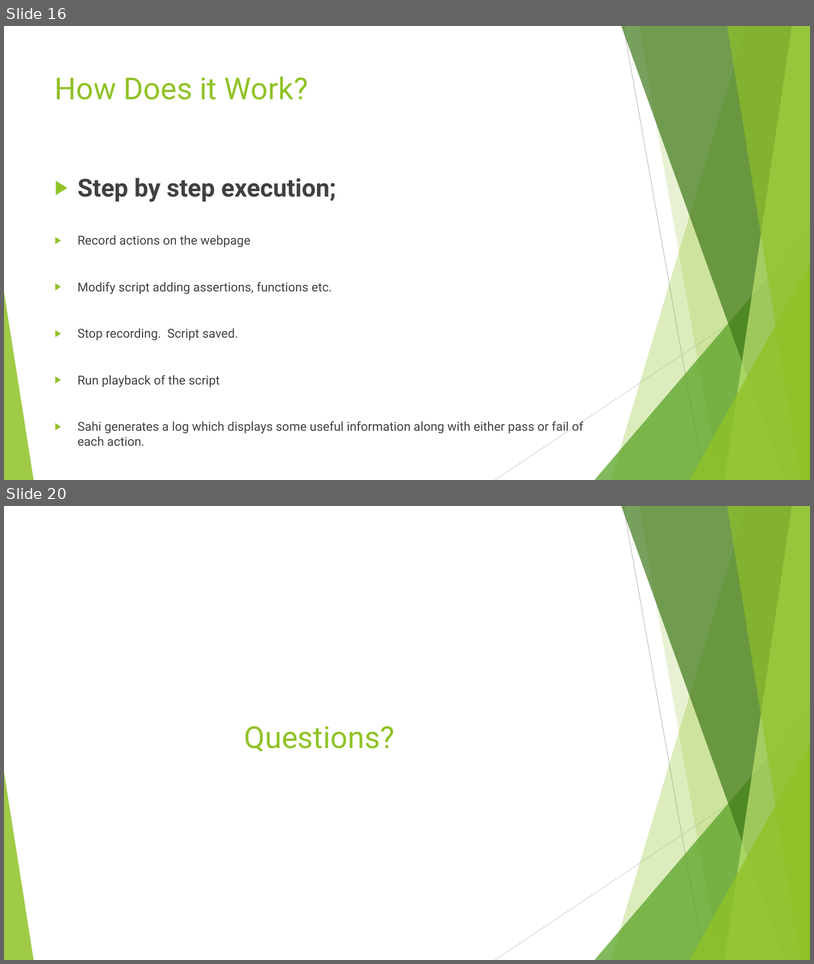
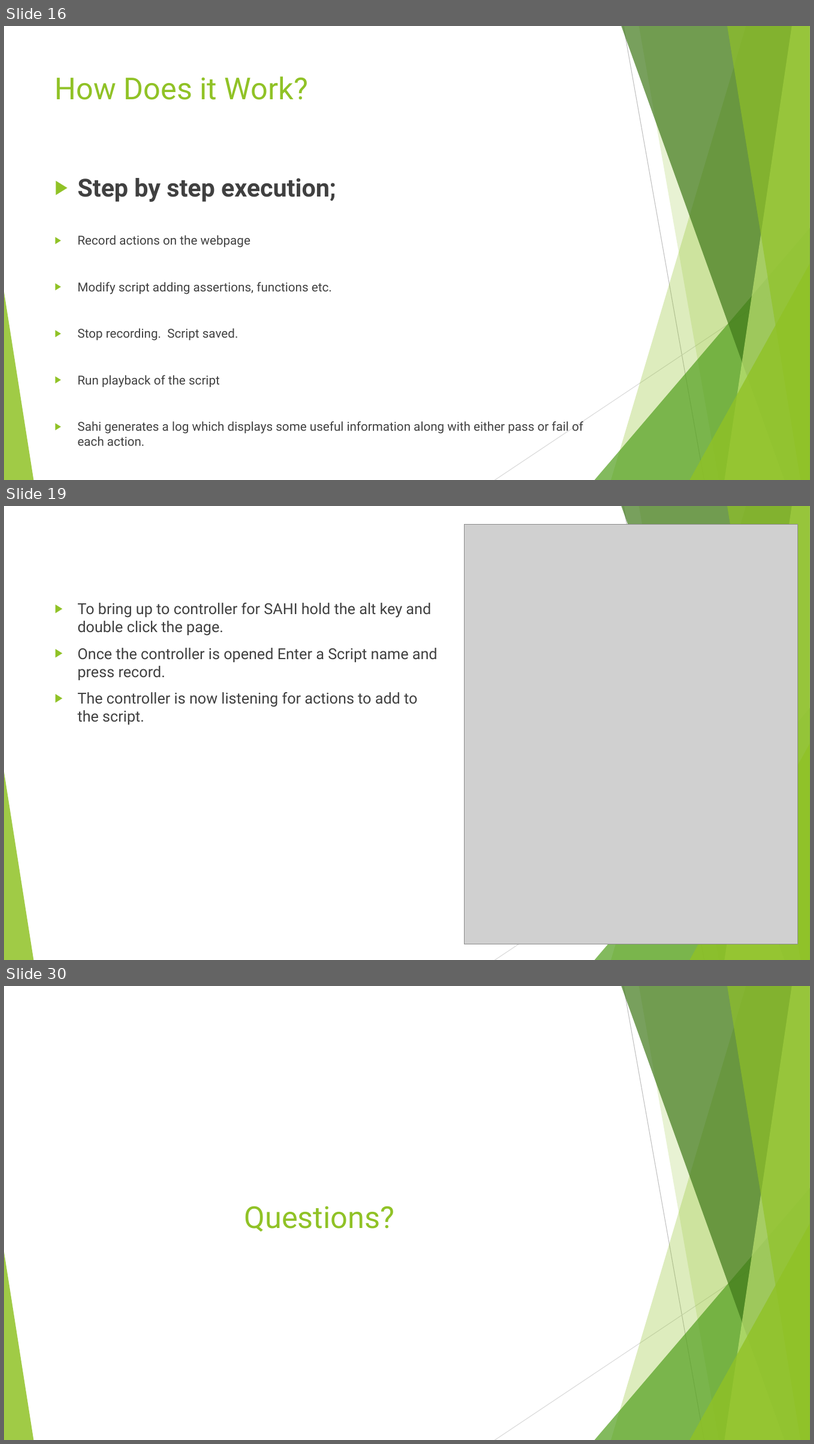
Before and after one commit to JamesDaniel/Software-Quality-Assurance-Group-CA, a slide deck: SQA Presentation_updated.pptx. Shown one above the other, each under a label of ours: slides 16 and 20 before the commit, slides 16, 19 and 30 after it; the slides between them are not shown. The pictures are 814x964 and 814x1444 pixels, drawn with LibreOffice and Linux fonts; fonts in the diff are those of the drawing; grey boxes stand for pictures. Boxes give left, top, right and bottom in pixels: in the first picture for what was removed or moved away, otherwise in the second. Text is boxed around its words. In the diff, an @@ line names an element or a change of style, - is before the commit and + after.

```diff
--- a/SQA Presentation_updated.pptx
+++ b/SQA Presentation_updated.pptx
@@ slide 19 added at [4,506,810,960], background #FFFFFF; not listed: 10 template elements that a slide beside it also shows @@
@@ picture added at [464,525,798,944] @@
@@ text added at [78,603,438,724], 18 pt, text #404040 @@
+▶ To bring up to controller for SAHI hold the alt key and double click the page.
+▶ Once the controller is opened Enter a Script name and press record.
+▶ The controller is now listening for actions to add to the script.
@@ what was slide 20 is now slide 30 @@
```
Also in this commit, not shown: 3 slides changed, 10 other slides added, 1 slide removed, 3 other files.
